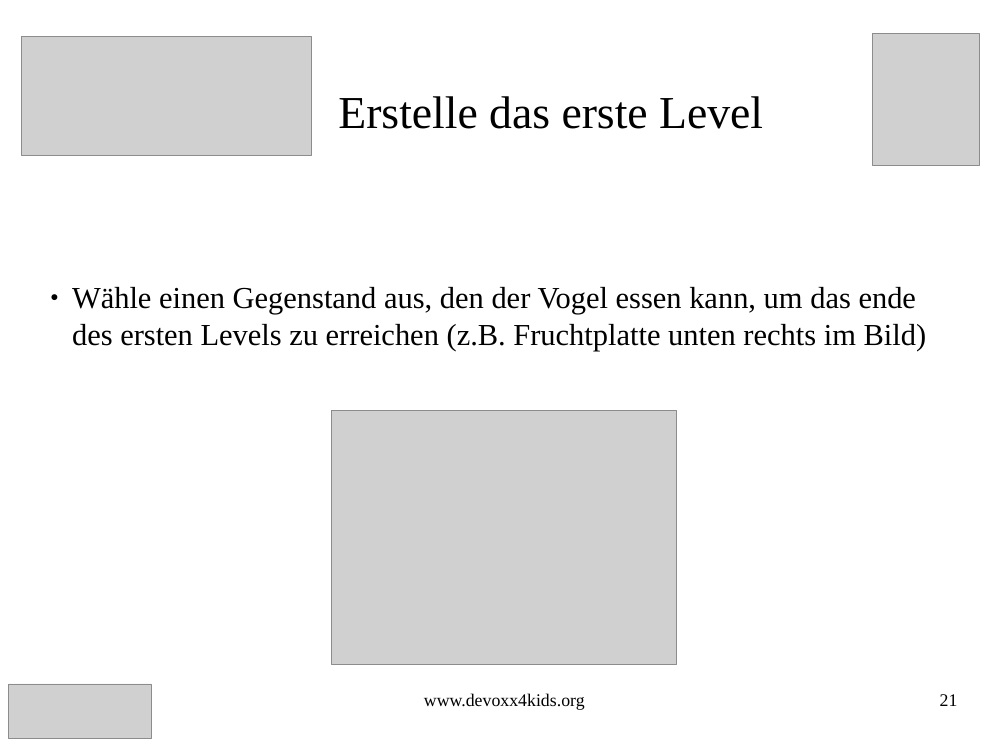
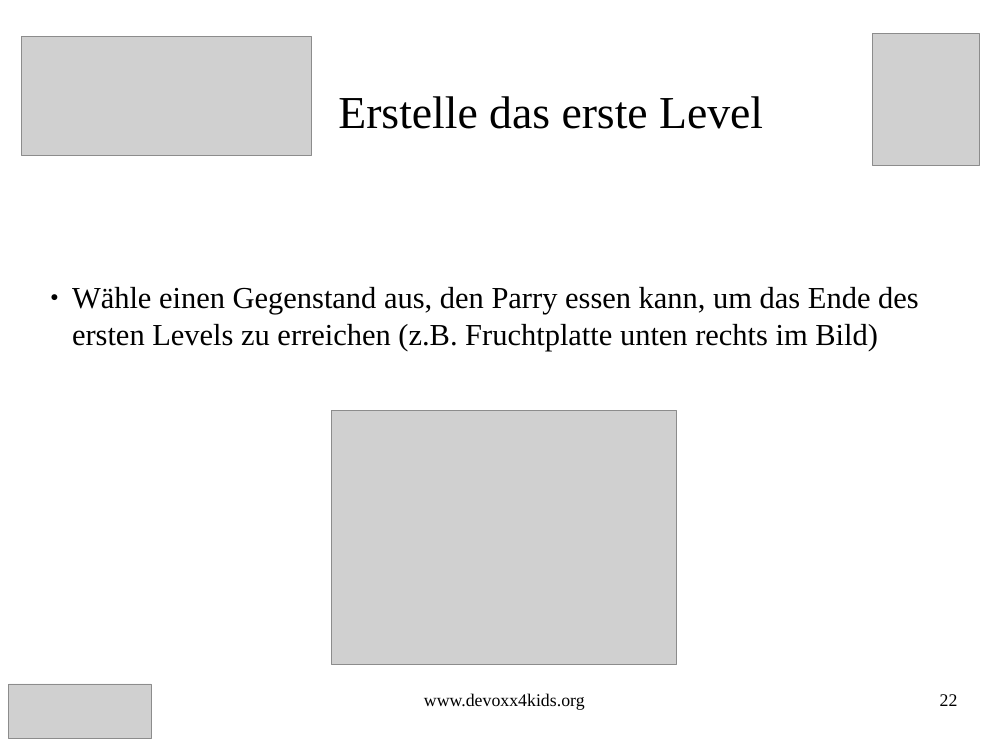
Before and after one commit to Devoxx4KidsDE/workshop-scratch, a slide deck: slide 22 of flyingBird/FlyingBird_Scratch_Aufgaben.odp (slide 21 before the commit). Drawn at 1008x756 pixels with LibreOffice and Linux fonts; fonts in the diff are those of the drawing; grey boxes stand for pictures. Boxes give left, top, right and bottom in pixels: in the first picture for what was removed or moved away, otherwise in the second. Text is boxed around its words. In the diff, an @@ line names an element or a change of style, - is before the commit and + after.

```diff
--- a/flyingBird/FlyingBird_Scratch_Aufgaben.odp
+++ b/flyingBird/FlyingBird_Scratch_Aufgaben.odp
@@ text at (72,287,919,351): text changed @@
-● Wähle einen Gegenstand aus, den der Vogel essen kann, um das ende des ersten Levels zu erreichen (z.B. Fruchtplatte unten rechts im Bild)
+● Wähle einen Gegenstand aus, den Parry essen kann, um das Ende des ersten Levels zu erreichen (z.B. Fruchtplatte unten rechts im Bild)
@@ page number at (940,694,958,706): text changed @@
-21
+22
```
Also in this commit, not shown: 28 other slides changed, 4 slides added, 2 slides removed, 2 other files.
